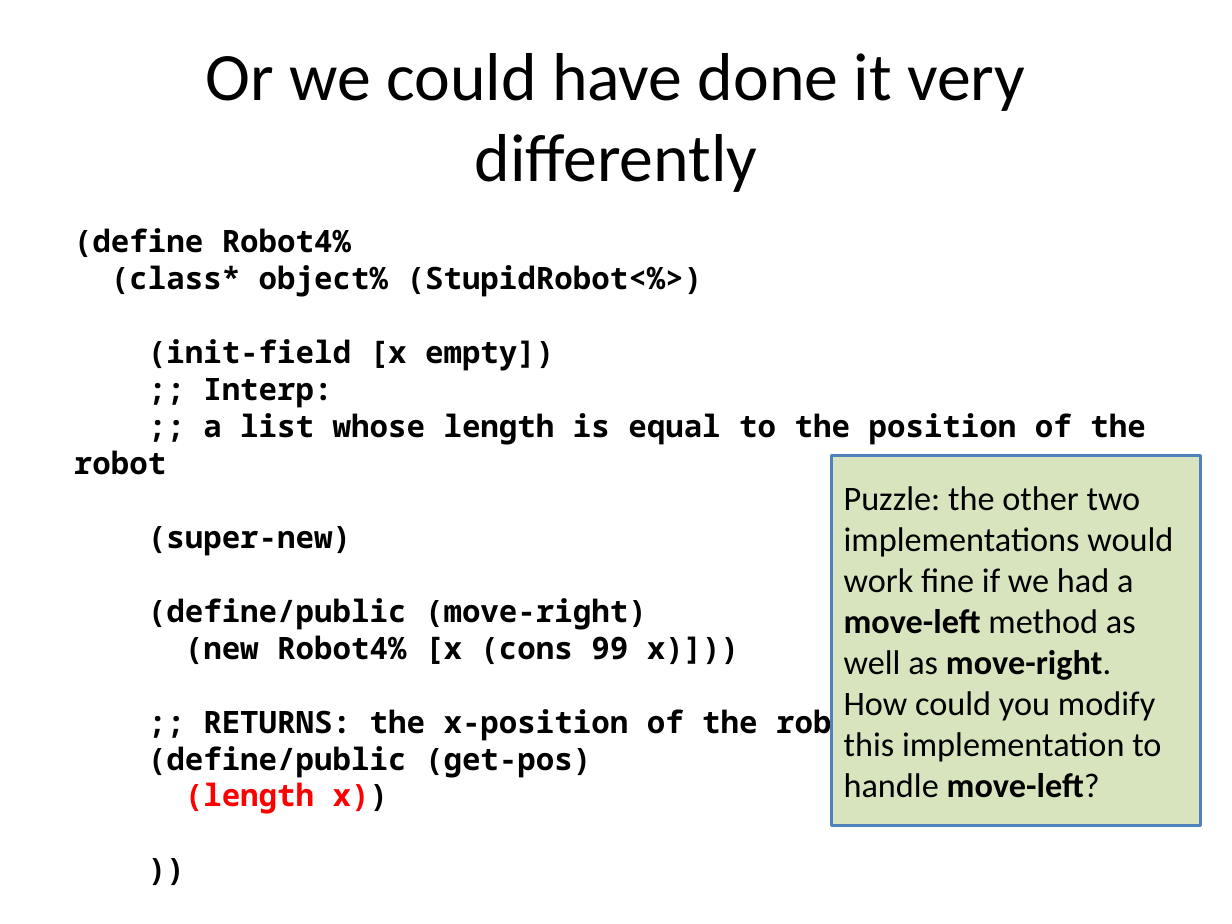
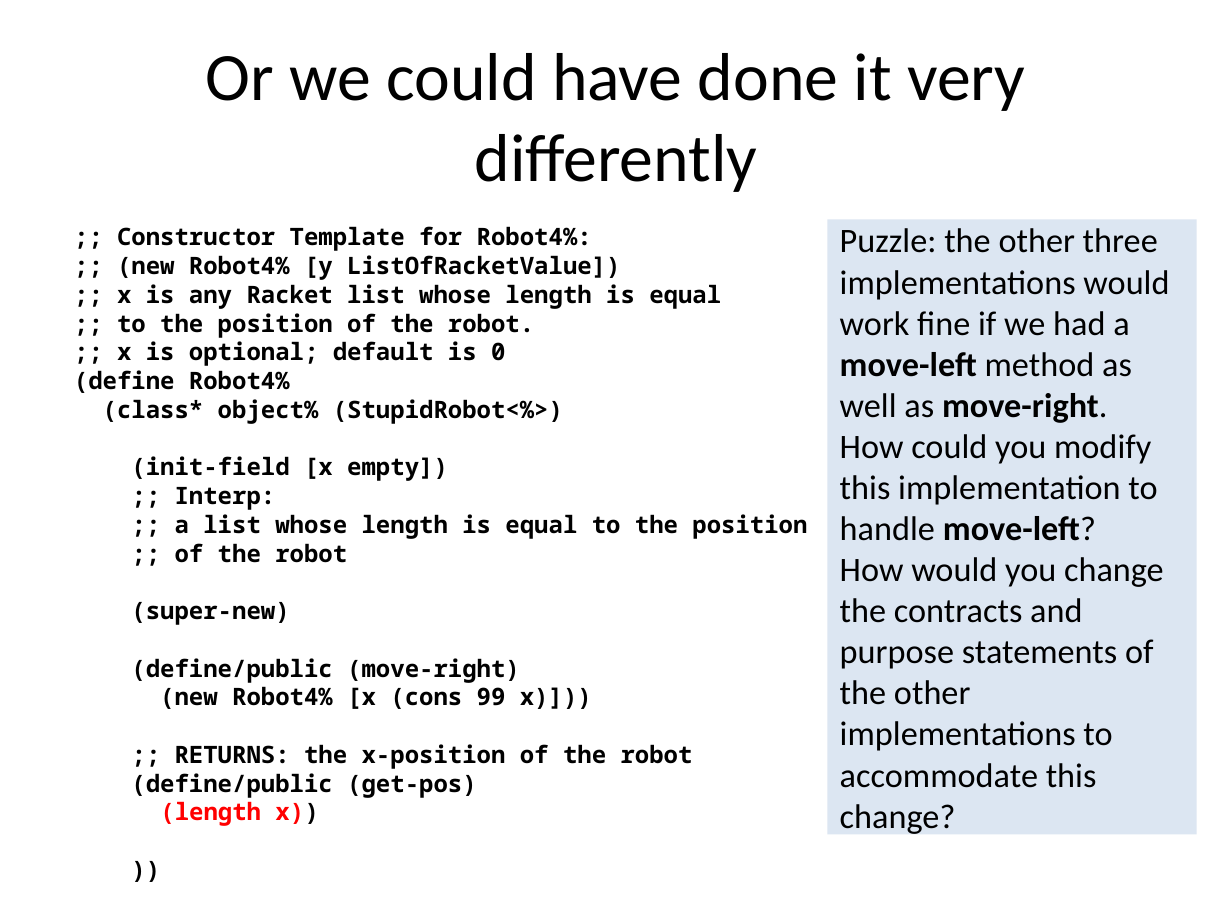
Before and after one commit to mwand/cs5010f16, a slide deck: slide 9 of Slides/Lesson 9.4 Testing Simple Objects.pptx. Drawn at 1232x924 pixels with LibreOffice and Linux fonts; fonts in the diff are those of the drawing. Boxes give left, top, right and bottom in pixels: in the first picture for what was removed or moved away, otherwise in the second. Text is boxed around its words. In the diff, an @@ line names an element or a change of style, - is before the commit and + after.

```diff
--- a/Slides/Lesson 9.4 Testing Simple Objects.pptx
+++ b/Slides/Lesson 9.4 Testing Simple Objects.pptx
@@ text at (117,226,721,366): paragraphs added @@
+;; Constructor Template for Robot4%:
+;; (new Robot4% [y ListOfRacketValue])
+;; x is any Racket list whose length is equal
+;; to the position of the robot.
+;; x is optional; default is 0
@@ rectangle "Puzzle: the other three implementations ...": place and size @@
-rectangle "Puzzle: the other three implementations ..." at (832,456,1201,825)
+rectangle "Puzzle: the other three implementations ..." at (828,219,1198,834)
@@ rectangle "Puzzle: the other three implementations ..." at (828,219,1198,834): fill #D7E4BD to #DCE6F2; outline #4F81BD 2 pt to none @@
@@ text in rectangle at (840,228,1169,834): text changed @@
-Puzzle: the other two implementations would work fine if we had a move-left method as well as move-right. How could you modify this implementation to handle move-left?
+Puzzle: the other three implementations would work fine if we had a move-left method as well as move-right. How could you modify this implementation to handle move-left?
+How would you change the contracts and purpose statements of the other implementations to accommodate this change?
@@ text at (74,370,693,769): size 18 to 14 pt in "(define Robot4%", "(class* object% (StupidRobot<%>)", "(init-field [x empty])", ";; Interp:" and 7 more places @@
@@ text at (175,514,807,563): text changed; size 18 to 14 pt @@
-;; a list whose length is equal to the position of the robot
+;; a list whose length is equal to the position
+;; of the robot
```
Also in this commit, not shown: 9 other slides changed, 8 other files.
